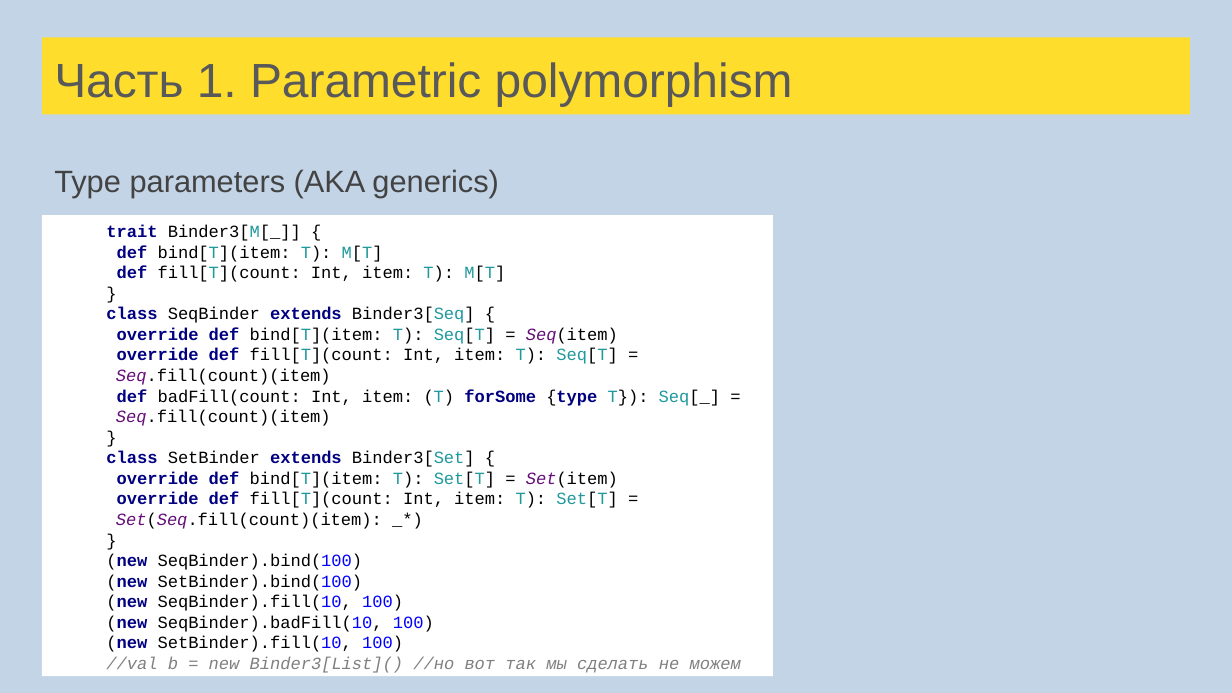
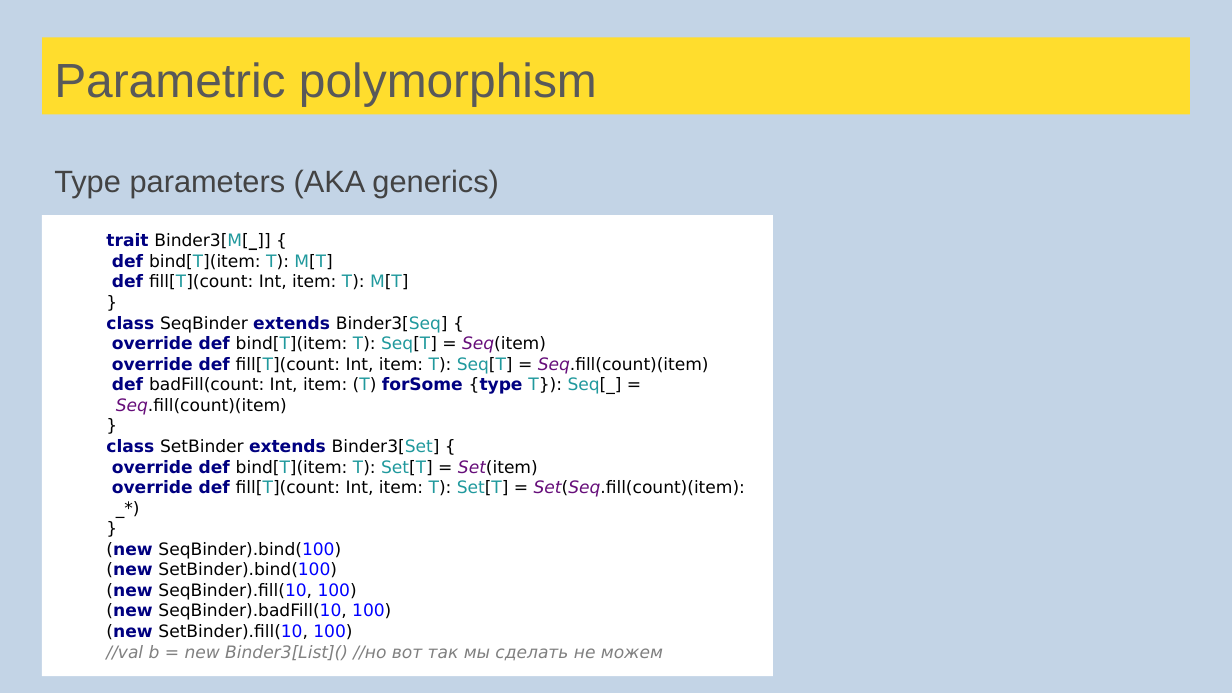
Before and after one commit to sergeypopov83/scala-school, a slide deck: slide 121 of src/main/resources/Лекции Scala для FinTech.pptx. Drawn at 1232x693 pixels with LibreOffice and Linux fonts; fonts in the diff are those of the drawing. Boxes give left, top, right and bottom in pixels: in the first picture for what was removed or moved away, otherwise in the second. Text is boxed around its words. In the diff, an @@ line names an element or a change of style, - is before the commit and + after.

```diff
--- a/src/main/resources/Лекции Scala для FinTech.pptx
+++ b/src/main/resources/Лекции Scala для FinTech.pptx
@@ title at <box>54,62,597,106</box>: text changed @@
-Часть 1. Parametric polymorphism
+Parametric polymorphism
@@ rectangle "trait Binder3[M[_]] {" at <box>42,216,772,676</box>: font Courier New to DejaVu Sans; bold on in "Binder3[M[_]]" @@
```
Also in this commit, not shown: 121 other slides changed, 5 slides added, 5 slides removed, 58 other files.
